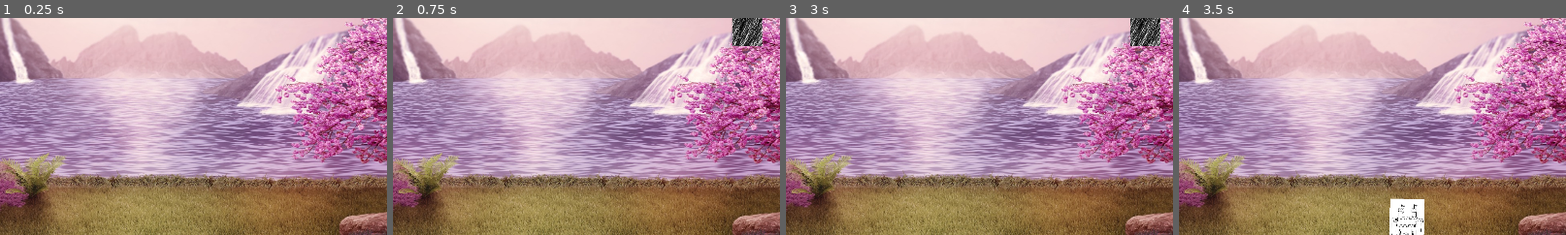
Above: before the commit, frames 1-4 (left to right).
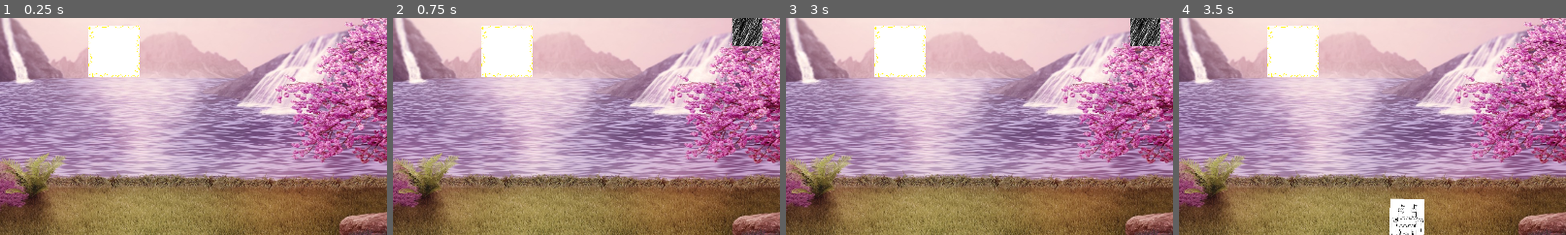
Above: after the commit, the same moments.

Repository: Reeyan283/ianCardGame
Game: Godot game, scene res://play_space.tscn
The game is run twice, just before and just after one commit, with the same random seed, the same clock (stepped at 60 frames per second) and the same inputs.
Inputs (mouse positions are % of the whole screen's width and height, from its top left):
- Up to frame 1 (0.25 s): no input
- Up to frame 2 (0.75 s): click (81, 23) at 0.5 s
- Up to frame 3 (3 s): click (54, 87) at 1.25 s; click (50, 98) at 2 s; click (81, 23) at 2.75 s
- Up to frame 4 (3.5 s): no input
The pictures show only the part of the screen within x 29-79%, y 38-88%; the shares and areas given below are measured in that part.

The runs differ from the first frame. In frame 1, 3.1% of the frame differs, in the area x 22-37%, y 3-28%; in frame 2, 3.1%; in frame 3, 3.1%; in frame 4, 3.1%.

Commit message:
make many good

Diff:
--- a/cards/card_base.gd
+++ b/cards/card_base.gd
@@ -167,7 +167,14 @@
 				state = InMouse
 		InMouse:
 			if event.is_action_released("ui_select"):
-				if in_top_flag:
+				var nearest_slot_dist = find_nearest_slot()[0]
+				var nearest_slot = find_nearest_slot()[1]
+				print(nearest_slot.get_child_count())
+				if nearest_slot_dist < 100 and nearest_slot.get_child_count() == 1:
+					position = find_nearest_slot()[1].position
+					state = InPlay
+					$"../../Cards".set_neutral()
+				elif in_top_flag:
 					$"../../Cards".add_card(self,$"../../Cards".total_cards)
 					state = Neutral
 					reposition(MovingLong,index,$"../../Cards".total_cards)
@@ -189,3 +196,19 @@
 		return $"../../Cards".total_cards
 	else:
 		return gap_index
+
+func find_nearest_slot():
+	var adjusted_pos = position + $'../../'.CARD_SIZE * .5
+	var nearest_slot = INF
+	var largest_dist = -INF
+	var largest_slot_pos = []
+	for card_slot in $'../../'.find_child("CardSlots").get_children():
+		var card_slot_pos = card_slot.position + $'../../'.CARD_SIZE * .5
+		var dist = sqrt(((card_slot_pos.x - adjusted_pos.x) * (card_slot_pos.x - adjusted_pos.x)) + ((card_slot_pos.y - adjusted_pos.y) * (card_slot_pos.y - adjusted_pos.y)))
+
+		if dist > largest_dist:
+			largest_dist = dist
+			nearest_slot = card_slot
+			largest_slot_pos = card_slot_pos
+
+	return [largest_dist, nearest_slot]
--- a/play_space.gd
+++ b/play_space.gd
@@ -1,11 +1,18 @@
 extends Node2D
 
 const CARD_BASE = preload("res://cards/card_base.tscn")
+const CARD_SLOT = preload("res://board/card_slot_base.tscn")
 const CARD_SIZE = Vector2(128, 128)
 
 var card_selected = []
+var card_slot_states = []
 
 func _ready():
+	var card_slot = CARD_SLOT.instantiate()
+	card_slot.position = get_viewport().size * 0.4
+	card_slot.size = CARD_SIZE
+	$CardSlots.add_child(card_slot)
+	card_slot_states.append(false)
 	pass
 
 func draw_card(input_card : String):
